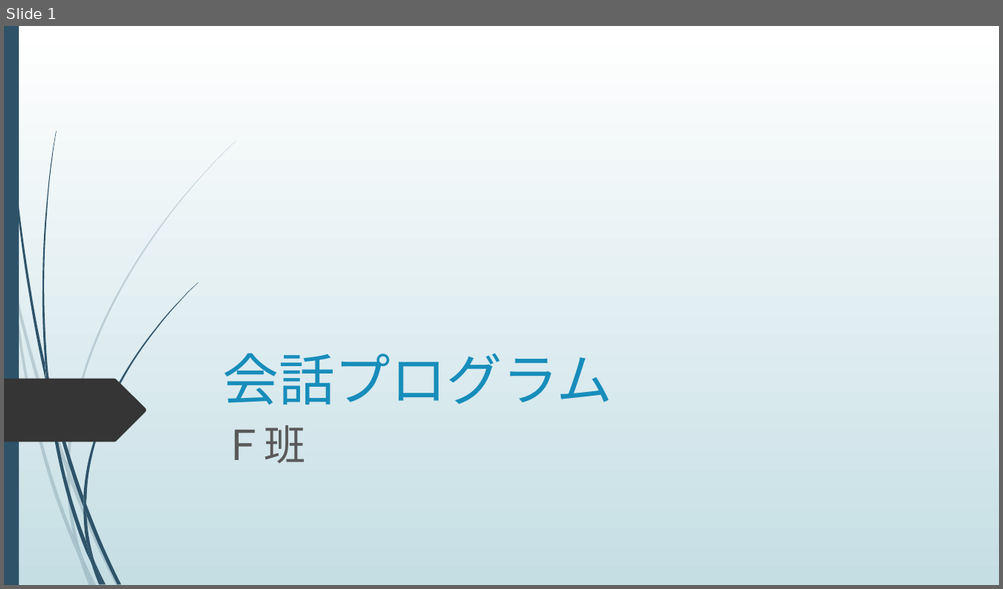
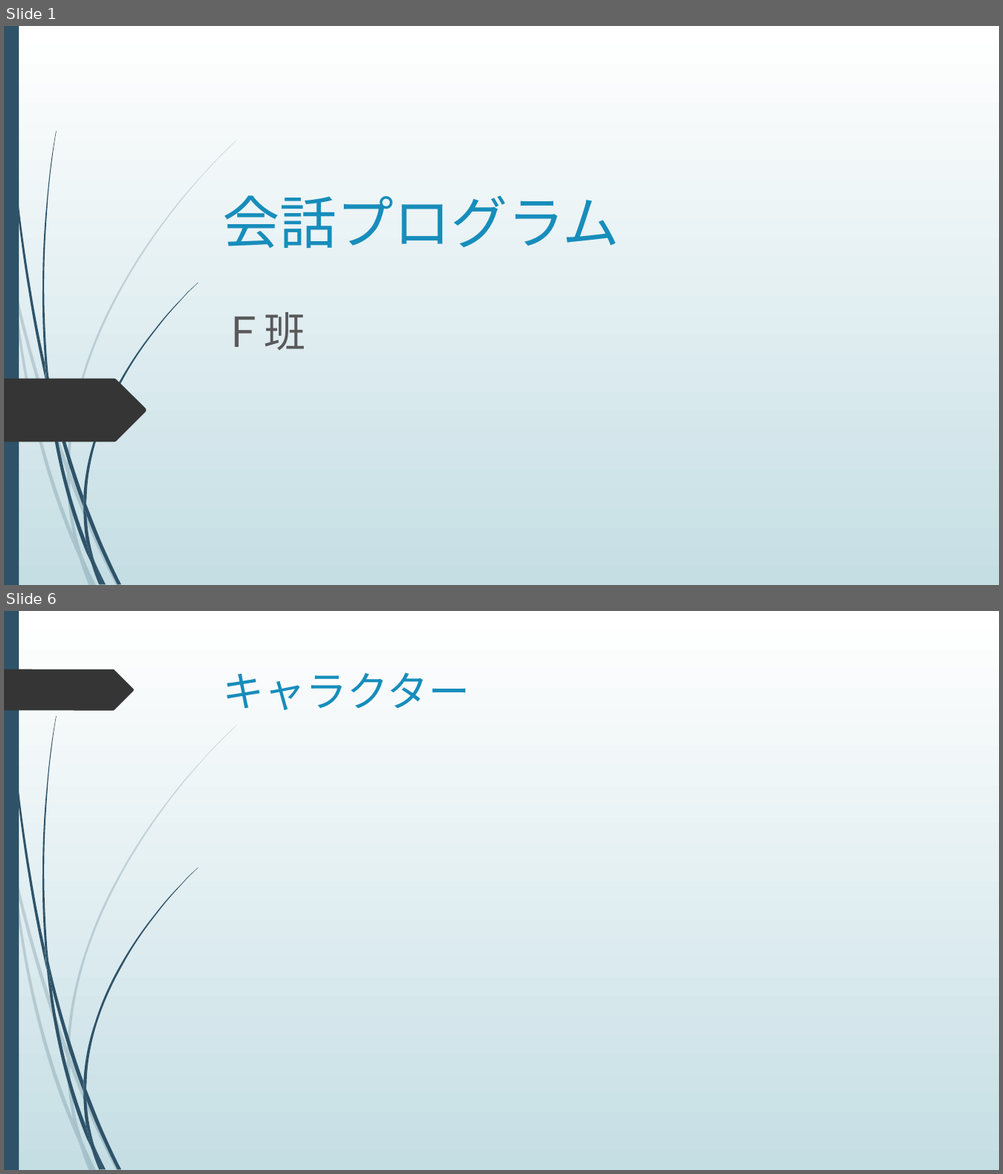
Before and after one commit to kistFteam/Conversation, a slide deck: パワーポイント.pptx. Shown one above the other, each under a label of ours: slide 1 before the commit, slides 1 and 6 after it; the slides between them are not shown. The pictures are 1003x589 and 1003x1174 pixels, drawn with LibreOffice and Linux fonts; fonts in the diff are those of the drawing. Boxes give left, top, right and bottom in pixels: in the first picture for what was removed or moved away, otherwise in the second. Text is boxed around its words. In the diff, an @@ line names an element or a change of style, - is before the commit and + after.

```diff
--- a/パワーポイント.pptx
+++ b/パワーポイント.pptx
@@ slide 6 added at (4,611,999,1170), background gradient #FFFFFF to #C5DEE5; not listed: 23 template elements that a slide beside it also shows @@
@@ freeform shape added at (4,669,134,710), fill #353535 @@
@@ title added at (223,672,469,710), 40 pt, text #178DBB @@
+キャラクター
@@ slide 1 changed as well @@
@@ title "会話プログラム": place and size @@
-title "会話プログラム" at (222,353,612,405)
+title "会話プログラム" at (222,195,619,248)
@@ title "会話プログラム" at (222,195,619,248): size 54 to 55 pt @@
@@ subtitle "Ｆ班": place and size @@
-subtitle "Ｆ班" at (222,426,305,463)
+subtitle "Ｆ班" at (222,312,305,350)
```
Also in this commit, not shown: 2 other slides changed, 6 other slides added, 1 other file.
